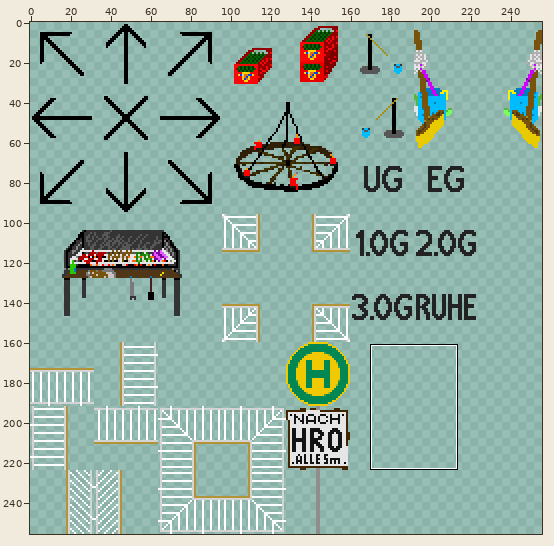
Sprite sheet -- Zapf_Uni_Greifswald/tilesets/tileset_Tristan.png. Above: a wide view before the commit, with the close-up outlined.
Close-up. First the earlier version:
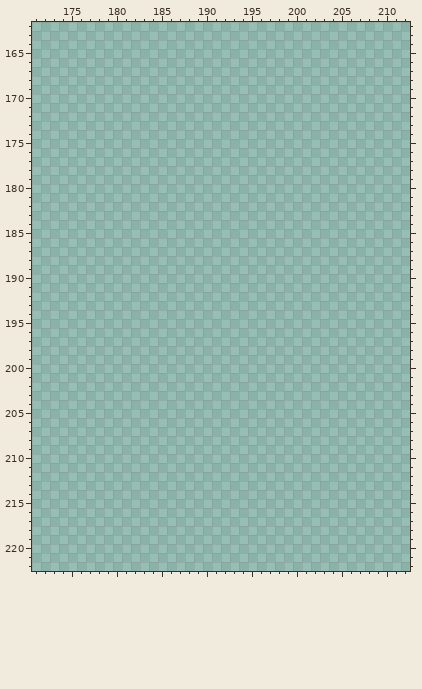
The file is 256x256 pixels. Colours within 5 levels of each other are drawn and written as one. Shown: x 171..212, y 162..222.
After:
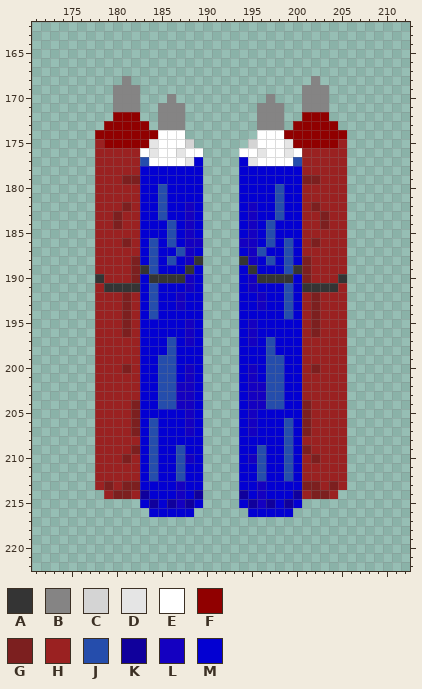
Palette (. is transparent): A #343434  B #858484  C #d4d4d4  D #e5e5e5  E #ffffff  F #900000  G #7c1f1f  H #9a2121  J #254dac  K #10009c  L #1400c1  M #0300d2
Difference:
y 168: x 181 . -> B; x 202 . -> B
y 169: x 180..182 ... -> BBB; x 201..203 ... -> BBB
y 170: x 180..182 ... -> BBB; x 186 . -> B; x 197 . -> B; x 201..203 ... -> BBB
y 171: x 180..182 ... -> BBB; x 185..187 ... -> BBB; x 196..198 ... -> BBB; x 201..203 ... -> BBB
y 172: x 180..182 ... -> FFF; x 185..187 ... -> BBB; x 196..198 ... -> BBB; x 201..203 ... -> FFF
y 173: x 179..183 ..... -> FFFFF; x 185..187 ... -> BBB; x 196..198 ... -> BBB; x 200..204 ..... -> FFFFF
y 174: x 178..187 .......... -> FFFFFFFEEE; x 196..205 .......... -> EEEFFFFFFF
y 175: x 178..188 ........... -> HFFFFFDEEEC; x 195..205 ........... -> CEEEDFFFFFH
y 176: x 178..189 ............ -> HHHHHEDEEDEE; x 194..205 ............ -> EEDEEDEHHHHH
y 177: x 178..189 ............ -> HHHHHJEEEEDM; x 194..205 ............ -> MDEEEEJHHHHH
y 178: x 178..189 ............ -> HHHHHMMMMMMM; x 194..205 ............ -> MMMMMMMHHHHH
y 179: x 178..189 ............ -> HHHGGMMMMMMM; x 194..205 ............ -> MMMMMMMGGHHH
y 180..181: x 178..189 ............ -> HHHHHMMJMMMM; x 194..205 ............ -> MMMMJMMHHHHH
y 182: x 178..189 ............ -> HHHGHMMJMMLM; x 194..205 ............ -> MLMMJMMHGHHH
y 183: x 178..189 ............ -> HHGHHMMJMMLM; x 194..205 ............ -> MLMMJMMHHGHH
y 184: x 178..189 ............ -> HHGHHMMMJMLM; x 194..205 ............ -> MLMJMMMHHGHH
y 185: x 178..189 ............ -> HHHHHMMMJMLM; x 194..205 ............ -> MLMJMMMHHHHH
y 186: x 178..189 ............ -> HHHGHMJMJMLL; x 194..205 ............ -> LLMJMJMHGHHH
y 187: x 178..189 ............ -> HHHHHMJMMJLM; x 194..205 ............ -> MLJMMJMHHHHH
y 188: x 178..189 ............ -> HHHHGMJMJMLA; x 194..205 ............ -> ALMJMJMGHHHH
y 189: x 178..189 ............ -> HHHHGAJMMMAM; x 194..205 ............ -> MAMMMJAGHHHH
y 190: x 178..189 ............ -> AHHHGMAAAALM; x 194..205 ............ -> MLAAAAMGHHHA
y 191: x 178..189 ............ -> HAAAAMJMMMLM; x 194..205 ............ -> MLMMMJMAAAAH
y 192..193: x 178..189 ............ -> HHHGHMJMMLMM; x 194..205 ............ -> MMLMMJMHGHHH
y 194: x 178..189 ............ -> HHHGHMJMMMMM; x 194..205 ............ -> MMMMMJMHGHHH
y 195..196: x 178..189 ............ -> HHHGHMMMMMLM; x 194..205 ............ -> MLMMMMMHGHHH
y 197: x 178..189 ............ -> HHHHHMMMJMLM; x 194..205 ............ -> MLMJMMMHHHHH
y 198: x 178..189 ............ -> HHHHHMMMJMMM; x 194..205 ............ -> MMMJMMMHHHHH
y 199: x 178..189 ............ -> HHHHHMMJJMMM; x 194..205 ............ -> MMMJJMMHHHHH
y 200: x 178..189 ............ -> HHHGHMMJJMLM; x 194..205 ............ -> MLMJJMMHGHHH
y 201: x 178..189 ............ -> HHHHHMMJJMLM; x 194..205 ............ -> MLMJJMMHHHHH
y 202..203: x 178..189 ............ -> HHHHHMMJJLLM; x 194..205 ............ -> MLLJJMMHHHHH
y 204: x 178..189 ............ -> HHHHGMMJJLLM; x 194..205 ............ -> MLLJJMMGHHHH
y 205: x 178..189 ............ -> HHHHGMMMMMLM; x 194..205 ............ -> MLMMMMMGHHHH
y 206..207: x 178..189 ............ -> HHHHGMJMMMLM; x 194..205 ............ -> MLMMMJMGHHHH
y 208: x 178..189 ............ -> HHHHHMJMMMMM; x 194..205 ............ -> MMMMMJMHHHHH
y 209: x 178..189 ............ -> HHHHGMJMMJMM; x 194..205 ............ -> MMJMMJMGHHHH
y 210: x 178..189 ............ -> HHHGHMJMMJLM; x 194..205 ............ -> MLJMMJMHGHHH
y 211..212: x 178..189 ............ -> HHHHHMJMMJMM; x 194..205 ............ -> MMJMMJMHHHHH
y 213: x 178..189 ............ -> HGHGGMMMMLMM; x 194..205 ............ -> MMLMMMMGGHGH
y 214: x 179..189 ........... -> HGGHKMMMLMK; x 194..204 ........... -> KMLMMMKHGGH
y 215: x 183..189 ....... -> MKMKLKM; x 194..200 ....... -> MKLKMKM
y 216: x 184..188 ..... -> MMMMM; x 195..199 ..... -> MMMMM
Boxes around the changes in both close-ups, in picture pixels (x1, y1, x2, y2):
added: (95, 76, 347, 517)
